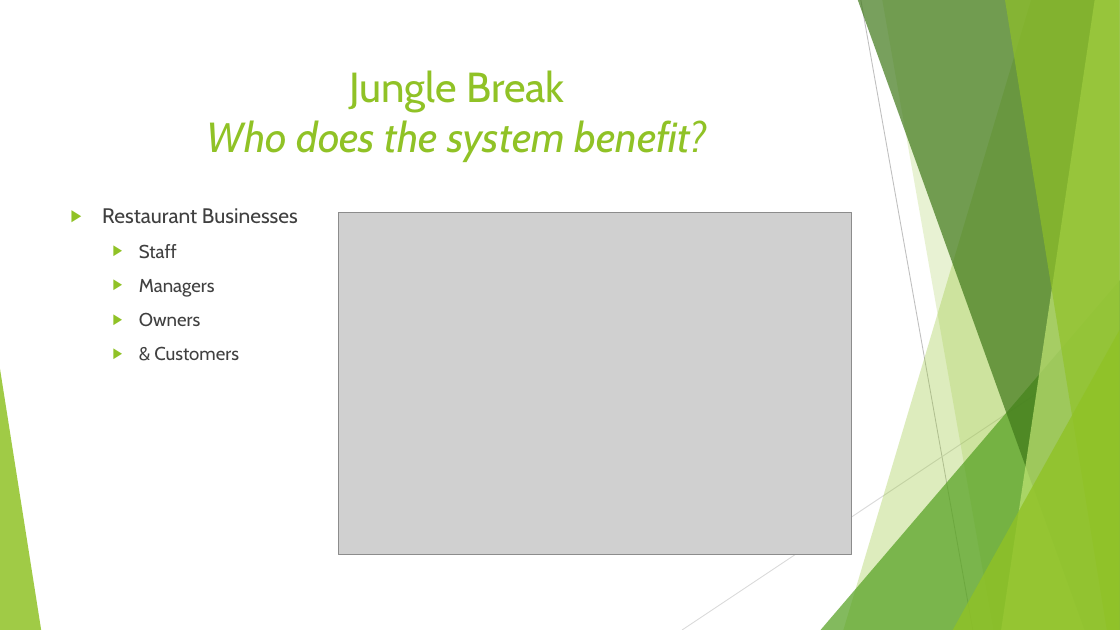
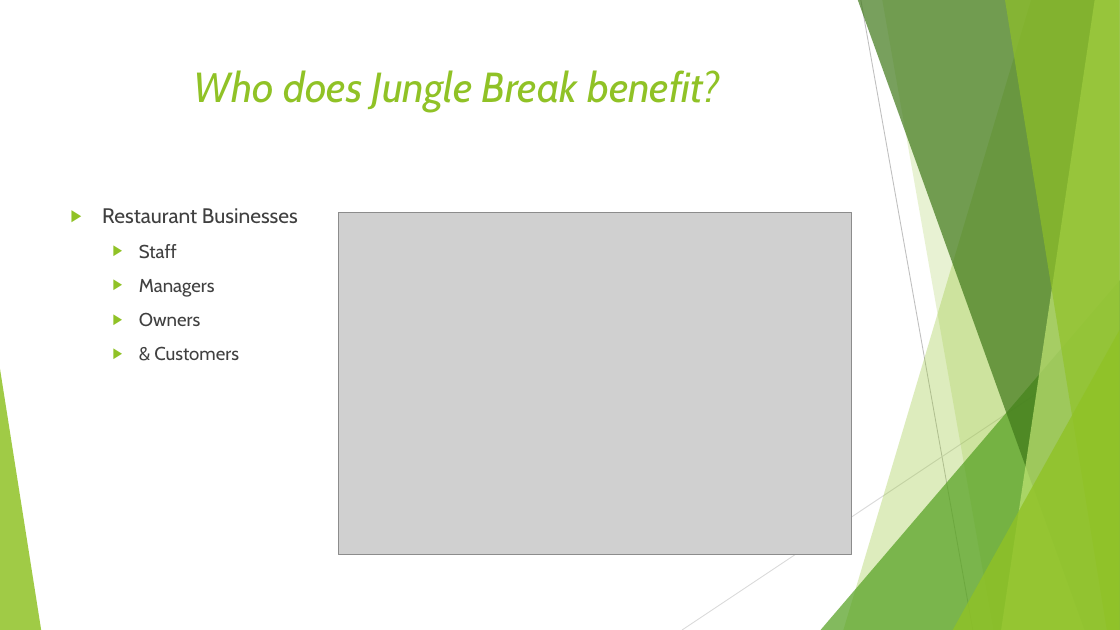
Before and after one commit to CSCI441-Group/project-demo-01, a slide deck: slide 2 of Presentation_Slides.pptx (slide 1 before the commit). Drawn at 1120x630 pixels with LibreOffice and Linux fonts; fonts in the diff are those of the drawing; grey boxes stand for pictures. Boxes give left, top, right and bottom in pixels: in the first picture for what was removed or moved away, otherwise in the second. Text is boxed around its words. In the diff, an @@ line names an element or a change of style, - is before the commit and + after.

```diff
--- a/Presentation_Slides.pptx
+++ b/Presentation_Slides.pptx
@@ title at (194,70,720,112): text changed @@
-Jungle Break
-Who does the system benefit?
+Who does Jungle Break benefit?
```
Also in this commit, not shown: 1 slide added, 4 other files.
